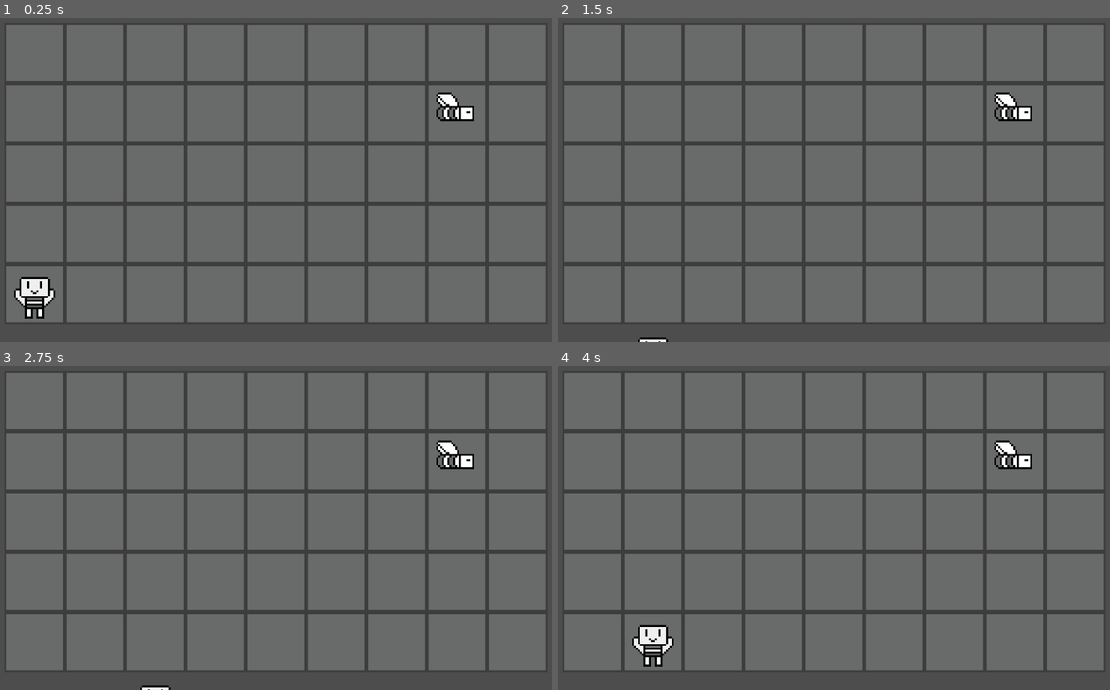
Above: before the commit, frames 1-4 (two rows, left to right).
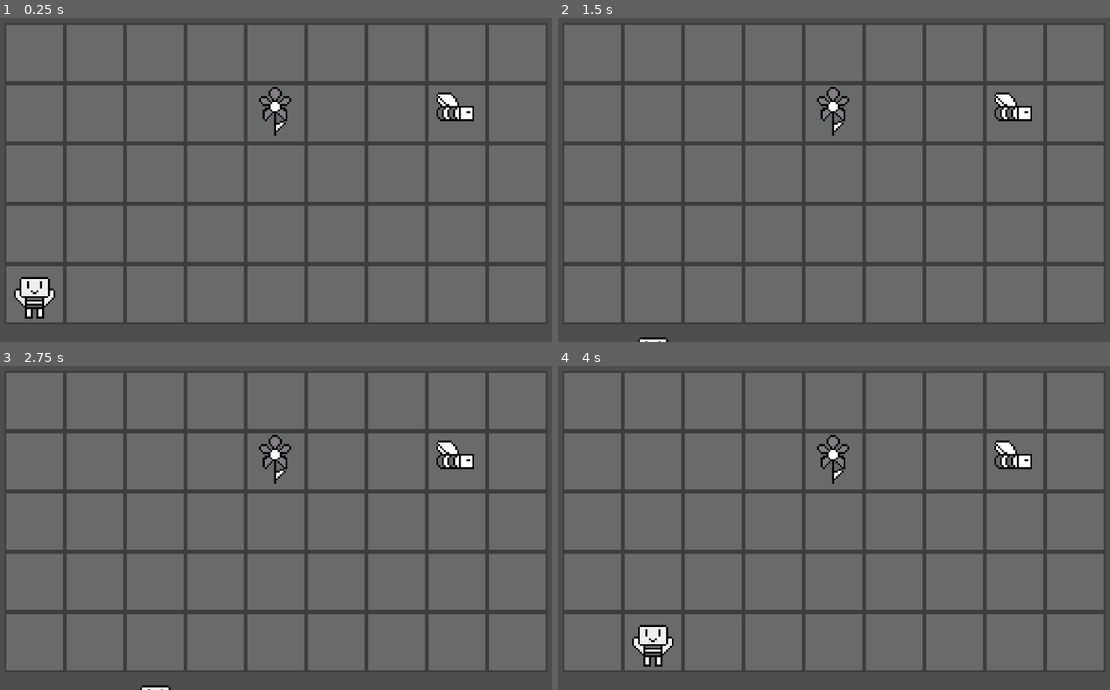
Above: after the commit, the same moments.

Repository: Le0finz/VoceNaoEstaSozinho
Game: Godot game, scene res://cenas/Mundo.tscn
Two runs of this game, one before a commit and one after it. Both use one fixed random seed, a clock stepped at 60 frames per second and the inputs below.
Inputs:
- Up to frame 1 (0.25 s): no input
- Up to frame 2 (1.5 s): tap Enter at 0.5 s; hold Right (ui_right) 0.53-1.28 s; tap Space at 1.25 s; hold Down (ui_down) from 1.28 s (still down)
- Up to frame 3 (2.75 s): tap Enter at 2 s; release Down (ui_down) at 2.03 s; hold Right (ui_right) from 2.03 s (still down)
- Up to frame 4 (4 s): tap Space at 2.75 s; release Right (ui_right) at 2.78 s; hold Up (ui_up) 2.78-3.53 s; tap Enter at 3.5 s; hold Left (ui_left) from 3.53 s (still down)

The runs differ from the first frame. In frame 1, 0.4% of the frame differs, in the area x 46-53%, y 21-37%; in frame 2, 0.4%; in frame 3, 0.4%; in frame 4, 0.4%.

Commit message:
Script Flor

Diff:
--- /dev/null
+++ b/Flor.gd
@@ -0,0 +1,11 @@
+extends Area2D
+
+
+# Called when the node enters the scene tree for the first time.
+func _ready():
+	pass # Replace with function body.
+
+
+# Called every frame. 'delta' is the elapsed time since the previous frame.
+func _process(delta):
+	pass
--- /dev/null
+++ b/cenas/Flor.tscn
@@ -0,0 +1,30 @@
+[gd_scene load_steps=4 format=3 uid="uid://vpjb71yu1yo5"]
+
+[ext_resource type="Texture2D" uid="uid://bpr4b3mwqg0gx" path="res://VNES ASsets/Flor.png" id="1_l6g3g"]
+
+[sub_resource type="GDScript" id="GDScript_xcaeb"]
+script/source = "extends Area2D
+
+
+
+
+func _on_body_entered(body):
+	if body.name == \"player\":
+		queue_free()
+"
+
+[sub_resource type="RectangleShape2D" id="RectangleShape2D_3hvpd"]
+size = Vector2(22, 26)
+
+[node name="Area2D" type="Area2D"]
+script = SubResource("GDScript_xcaeb")
+
+[node name="Flor" type="Sprite2D" parent="."]
+position = Vector2(143, -116)
+texture = ExtResource("1_l6g3g")
+
+[node name="CollisionShape2D" type="CollisionShape2D" parent="."]
+position = Vector2(144, -113)
+shape = SubResource("RectangleShape2D_3hvpd")
+
+[connection signal="body_entered" from="." to="." method="_on_body_entered"]
--- a/cenas/Mundo.tscn
+++ b/cenas/Mundo.tscn
@@ -1,8 +1,9 @@
-[gd_scene load_steps=6 format=3 uid="uid://csxox6m3b0nj8"]
+[gd_scene load_steps=7 format=3 uid="uid://csxox6m3b0nj8"]
 
 [ext_resource type="Texture2D" uid="uid://k0whpmje0fh0" path="res://VNES ASsets/Tile.png" id="1_wvik3"]
 [ext_resource type="Texture2D" uid="uid://q1d6r4ue0138" path="res://VNES ASsets/abelinho.png" id="2_16qpe"]
 [ext_resource type="PackedScene" uid="uid://bfxpfy6adykub" path="res://cenas/player.tscn" id="3_ovuux"]
+[ext_resource type="PackedScene" uid="uid://vpjb71yu1yo5" path="res://cenas/Flor.tscn" id="4_aw7sw"]
 
 [sub_resource type="TileSetAtlasSource" id="TileSetAtlasSource_2gc32"]
 resource_name = "Tile"
@@ -32,3 +33,5 @@
 [node name="Camera2D" type="Camera2D" parent="."]
 position = Vector2(143, -80)
 zoom = Vector2(3.625, 3.625)
+
+[node name="Area2D" parent="." instance=ExtResource("4_aw7sw")]
Binary file added: VNES ASsets/Flor.png
Not shown, added: VNES ASsets/Flor.png.import
